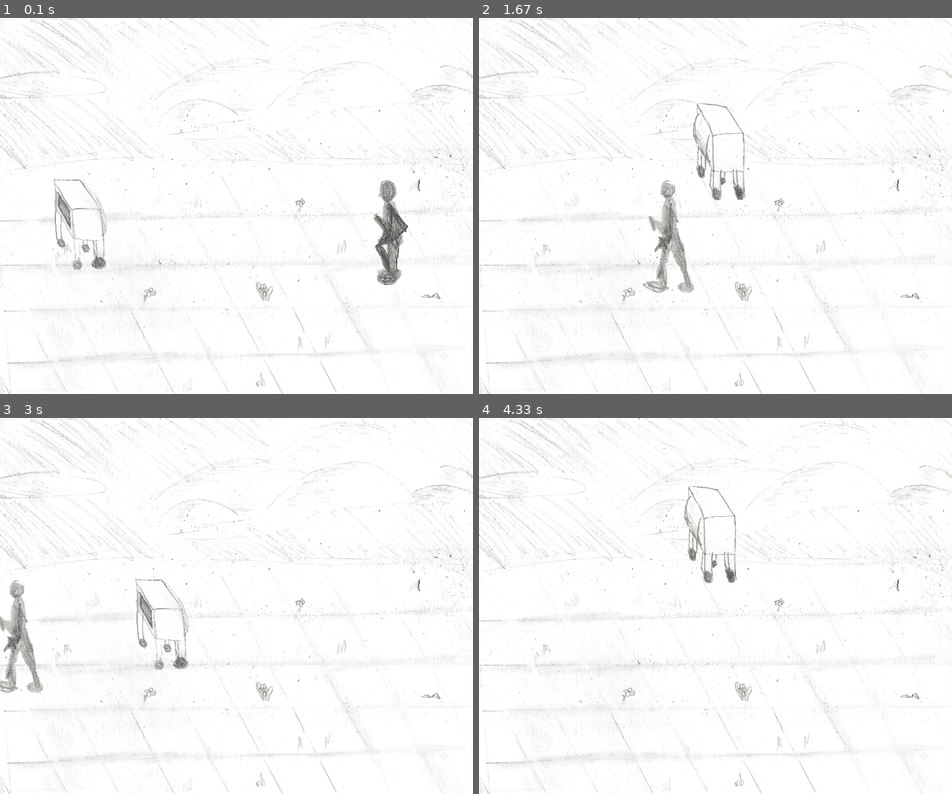
Above: before the commit, frames 1-4 (two rows, left to right).
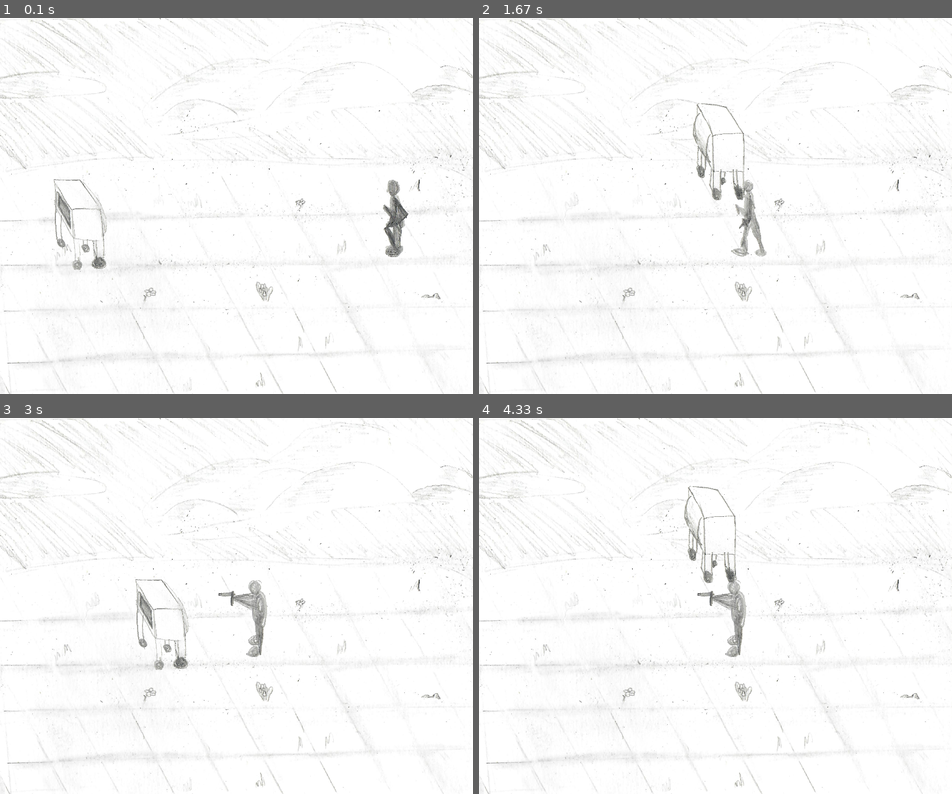
Above: after the commit, the same moments.

Repository: ReinUrmet/pygame_kooliprojekti_mang
Game: pygame game, started from main.py
Two runs of this game, one before a commit and one after it. Both use one fixed random seed, a clock stepped at 60 frames per second and the inputs below.
Inputs (mouse positions are in pixels of both pictures, inside the frame that each line leads up to):
- Up to frame 1 (0.1 s): no input
- Up to frame 2 (1.67 s): click (715, 206) at 0.38 s; hold Right 0.67-1.13 s; move the mouse to (696, 221) at 0.7 s; hold Up 1.17-1.47 s; hold Right from 1.5 s (still down)
- Up to frame 3 (3 s): release Right at 1.97 s; hold Left 2-2.53 s; hold Down 2.57-2.87 s; hold Left from 2.9 s (still down)
- Up to frame 4 (4.33 s): release Left at 3.3 s; hold Up 3.33-3.7 s; hold Right from 3.73 s (still down)

The runs differ from the first frame. In frame 1, 1.1% of the frame differs, in the area x 78-87%, y 43-71%; in frame 2, 1.8%; in frame 3, 1.9%, in the area x 0-57%, y 43-74%; in frame 4, 0.7%.

Commit message:
fixed mehe spriteid, animation test

Diff:
--- a/main.py
+++ b/main.py
@@ -72,13 +72,15 @@
 taust = Objekt('background.png', width=ekraan_laius)
 mikro = Objekt("mikro_left.png", [100,300], width=100, base_speed=8)
 pintsel = Pintsel("pencil.png", width=200 )
-vastane = Vastane("man_shoot.png",[700,300], speed=(-4,0), width=100, base_speed=8)
+vastane = Vastane("man_shoot.png",[700,300], speed=(-2.5,0), width=100, base_speed=8)
 # Mängu tsükkel
 joonistab = False
 strokes = []
 walk_change, brush_size,brush_size2,last_pos = 0,0,0,None
 while True:
-
+    time +=1
+    if time == 120:
+        vastane.speed = [0,0]
     taust.render()
     vastane.render()
     if abs(vastane.speed[0]) > 0:
@@ -111,7 +113,7 @@
                 space += 1
                 new_pos = [lp + v/brush_size * space for lp, v in zip(last_pos, vektor)]
                 #new_pos_length = fv.get_vector_length(new_pos)
-                #if vektor_length  < new_pos_length:
+                #if vektor_length > new_pos_length:
                 strokes.append(Värv(image,new_pos))
         last_pos = mouse_pos
         strokes.append(Värv(image,mouse_pos))
Binary file changed: Sprites/man_forward.png
Binary file changed: Sprites/man_forward2.png
Binary file changed: Sprites/man_side.png
Binary file changed: Sprites/man_side2.png
